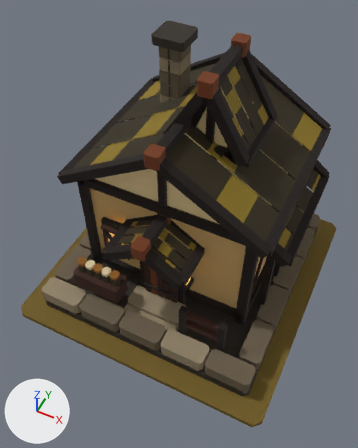
Renders of the glTF model art/cottage_t6/cottage_t6.glb from each side of a commit.
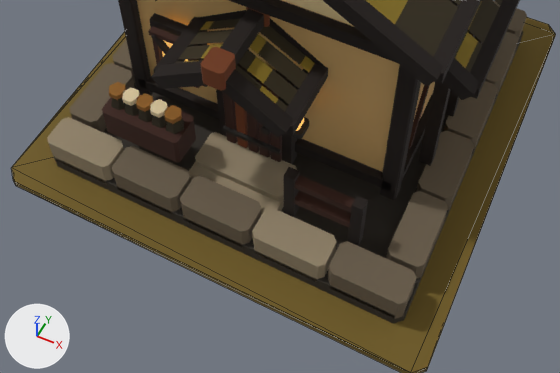
Each version is shown whole from a camera (50 mm lens) standing at (1.23, -2.69, 3.96) and looking at (0.02, -0.26, 0.92), then close up on the part from 4% to 95% of the width and 47% to 95% of the height. Lighting does not change. The marker at lower left points along +X, +Y and +Z. The last two pictures show the newer version. The close-ups show mesh edges as thin lines.

The first close-up shows 'MMR | cottage | T06 Architecture.001', 'MMR | cottage | Tier 06 Ground.001'.
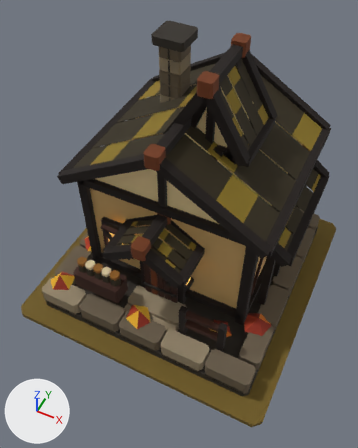
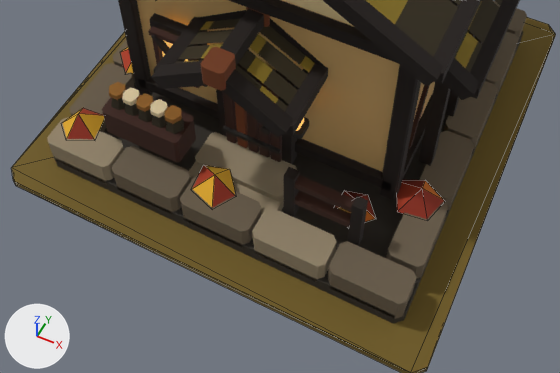
Edits to the scene script, one JSON object a line:
```json
{"op": "add", "block": "me_mmr___cottage___t06_autumn_dressing_001", "code": ["me_mmr___cottage___t06_autumn_dressing_001 = bpy.data.meshes.new('MMR | cottage | T06 Autumn Dressing.001')", "me_mmr___cottage___t06_autumn_dressing_001.from_pydata(...)  # 30 vertices, 25 faces; spans x -0.98..0.97, y -0.96..-0.18, z 0.09..0.32", "me_mmr___cottage___t06_autumn_dressing_001.materials.append(mat_mmr___shared_palette_atlas)  # picture img_mmr_shared_color_palette_64"]}
{"op": "add", "block": "ob_mmr___cottage___t06_autumn_dressing_001", "code": ["ob_mmr___cottage___t06_autumn_dressing_001 = bpy.data.objects.new('MMR | cottage | T06 Autumn Dressing.001', me_mmr___cottage___t06_autumn_dressing_001)", "ob_mmr___cottage___t06_autumn_dressing_001.location = (0.0, 0.0, 0.05)"]}
```

Where the change shows, as pixel boxes [x1, y1, x2, y2] in the close-ups (560 x 373 px):
```json
{"object": "MMR | cottage | T06 Autumn Dressing.001", "change": "added", "after": [62, 47, 444, 222]}
```
